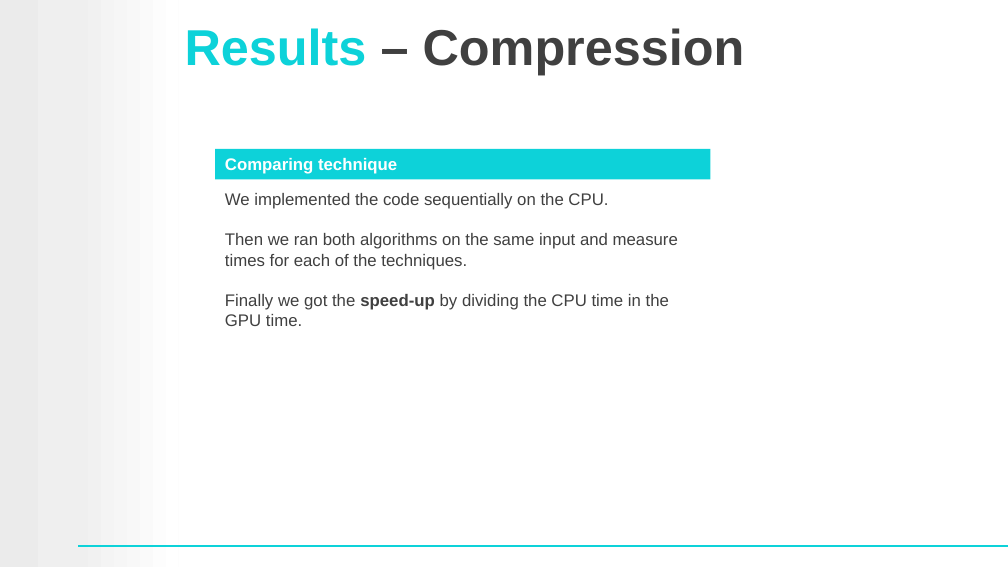
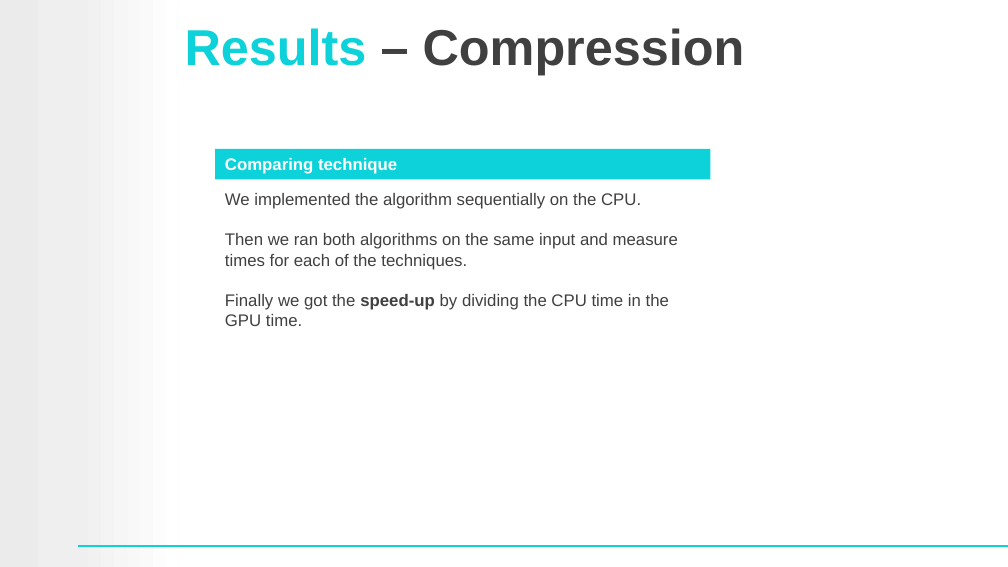
Before and after one commit to raneldan/aho-corasick, a slide deck: slide 19 of Aho-Corasick-Parallel.pptx (slide 16 before the commit). Drawn at 1008x567 pixels with LibreOffice and Linux fonts; fonts in the diff are those of the drawing; background and template pictures are left out. Boxes give left, top, right and bottom in pixels: in the first picture for what was removed or moved away, otherwise in the second. Text is boxed around its words. In the diff, an @@ line names an element or a change of style, - is before the commit and + after.

```diff
--- a/Aho-Corasick-Parallel.pptx
+++ b/Aho-Corasick-Parallel.pptx
@@ text at <box>225,193,641,209</box>: text changed @@
-We implemented the code sequentially on the CPU.
+We implemented the algorithm sequentially on the CPU.
```
Also in this commit, not shown: 1 other slide changed, 3 slides added.
